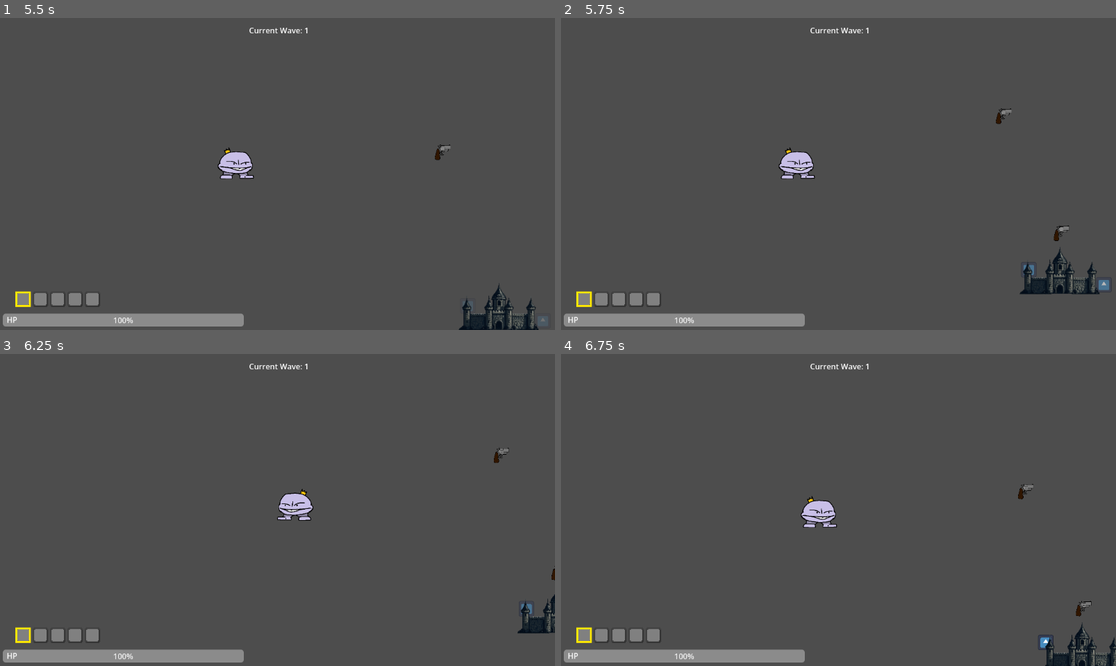
Above: before the commit, frames 1-4 (two rows, left to right).
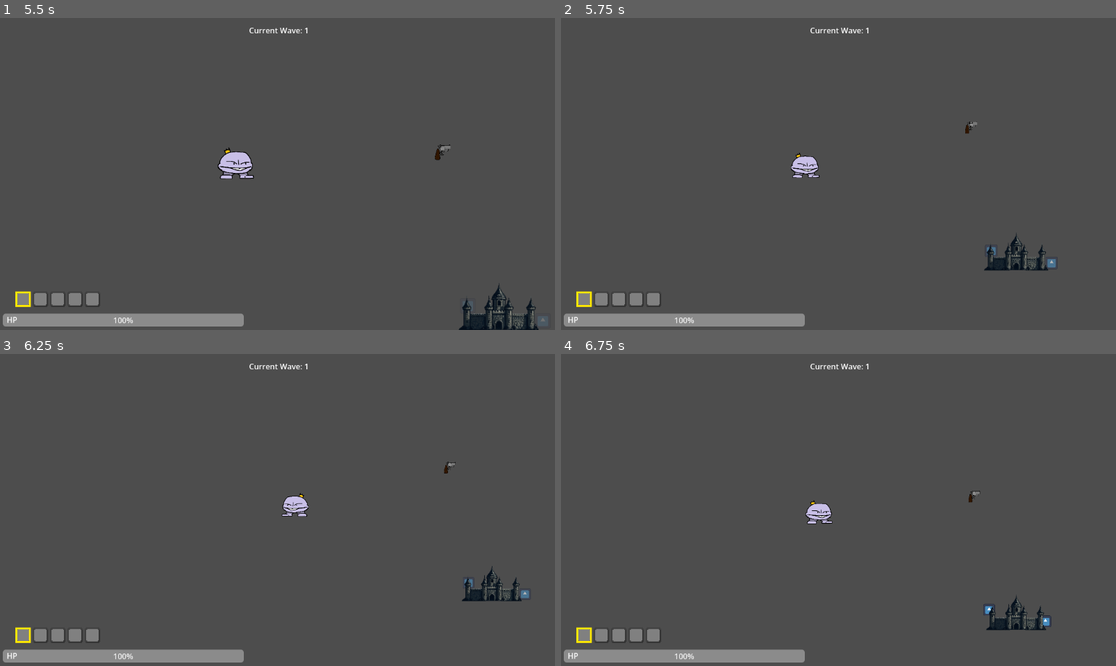
Above: after the commit, the same moments.

Repository: ryan-don31/King-More
Game: Godot game, scene res://scenes/levels/level.tscn
Two runs of this game, one before a commit and one after it. Both use one fixed random seed, a clock stepped at 60 frames per second and the inputs below. The engine's default icon, where the game draws it, is replaced by a stand-in: a white triangle on a blue panel in a dark square.
Inputs (mouse positions are in pixels of both pictures, inside the frame that each line leads up to):
- Up to frame 1 (5.5 s): tap Enter at 0.5, 2.75 s; move the mouse to (399, 158) at 0.52 s; press the mouse at (399, 158) at 0.53 s; hold D (move_right) 0.53-1.25 s; release the mouse at (399, 158) at 1.25 s; tap Space at 1.25 s; drag from (166, 189) to (249, 236) at 1.27 s; move the mouse to (333, 105) at 2.02 s; press the mouse at (333, 105) at 2.03 s; hold D (move_right) 2.03-2.75 s; tap Mouse wheel up (scroll_up) at 2.1, 5.1 s; release the mouse at (333, 105) at 2.75 s; drag from (249, 236) to (111, 127) at 2.77 s; move the mouse to (444, 220) at 3.52 s; press the mouse at (444, 220) at 3.53 s; hold A (move_left) 3.53-4.25 s; tap 1 (debug_1) at 4.15 s; release the mouse at (444, 220) at 4.25 s; drag from (455, 220) to (194, 96) at 4.27 s; move the mouse to (499, 245) at 5.02 s; press the mouse at (499, 245) at 5.03 s; hold S (move_down) from 5.03 s (still down)
- Up to frame 2 (5.75 s): keep holding S (move_down); tap 2 (debug_2) at 5.65 s
- Up to frame 3 (6.25 s): release S (move_down) at 5.75 s; release the mouse at (499, 581) at 5.75 s; drag from (499, 569) to (166, 525) at 5.77 s
- Up to frame 4 (6.75 s): move the mouse to (960, 494) at 6.52 s; press the mouse at (960, 494) at 6.53 s; hold W (move_up) from 6.53 s (still down)

Frame 1 is identical in both runs. In frame 2, 2.1% of the frame differs, in the area x 39-99%, y 28-89%; in frame 3, 1.4%; in frame 4, 1.8%.

Commit message:
Finally added procedural weapon gen

Diff:
--- a/king-more/scripts/items/instances/item_instance.gd
+++ b/king-more/scripts/items/instances/item_instance.gd
@@ -2,7 +2,8 @@
 class_name ItemInstance
 
 var name: String = ""
-var item_type: String = ""
+var item_type: ItemTypes.ItemType
+var weapon_type: ItemTypes.WeaponType
 var damage: float = 0.0		# OPTIONAL - Damage dealt
 var healing: float = 0.0	# OPTIONAL - Healing dealt
 var fire_rate: float = 0.0	# Time in seconds between uses
--- /dev/null
+++ b/king-more/scripts/items/item_types.gd
@@ -0,0 +1,13 @@
+extends Node
+class_name ItemTypes
+
+enum WeaponType {
+	BASIC,
+	LIGHTNING,
+	PLASMA
+}
+
+enum ItemType {
+	WEAPON,
+	ARMOR
+}
--- a/king-more/scripts/player/player.gd
+++ b/king-more/scripts/player/player.gd
@@ -25,23 +25,21 @@
 func use():
 	var item = inventory.selected_item
 
-	if(item):
-		if(item.item_type == "basic"):
+	match item.weapon_type:
+		ItemTypes.WeaponType.BASIC:
 			var projectile = preload("res://scenes/projectile/projectile.tscn").instantiate()
 			var dir = (get_global_mouse_position() - global_position).normalized()
 			projectile.global_position = global_position
 			projectile.direction = dir
 			projectile.damage = inventory.selected_item.damage
 			get_tree().current_scene.add_child(projectile)
-
-		elif(item.item_type == "lightning"):
+		ItemTypes.WeaponType.LIGHTNING:
 			var projectile = preload("res://scenes/projectile/lightning_shock.tscn").instantiate()
 			projectile.global_position = global_position
 			projectile.target_pos = get_local_mouse_position()
 			projectile.damage = inventory.selected_item.damage
 			get_tree().current_scene.add_child(projectile)
-
-		elif(item.item_type == "plasma_ring"):
+		ItemTypes.WeaponType.PLASMA:
 			var projectile = preload("res://scenes/projectile/plasma_ring.tscn").instantiate()
 			var dir = (get_global_mouse_position() - global_position).normalized()
 			projectile.global_position = global_position
@@ -117,11 +115,7 @@
 
 func handle_debug():
 	if Input.is_action_just_pressed("debug_1"):
-		Debug.make_item(get_global_mouse_position())
+		Debug.make_random_item(get_global_mouse_position())
 
 	if Input.is_action_just_pressed("debug_2"):
-		Debug.make_item2(get_global_mouse_position())
-		# Debug.zoom_camera(camera)
-
-	if Input.is_action_just_pressed("debug_3"):
 		Debug.zoom_camera(camera)
--- a/king-more/scripts/systems/debug.gd
+++ b/king-more/scripts/systems/debug.gd
@@ -11,14 +11,13 @@
 
 	ItemSpawner.spawn(dropped_item, mouse_pos)
 
-func make_item2(mouse_pos: Vector2):
-	var dropped_item = ItemInstance.new()
-	dropped_item.name = "Lightning Weapon"
-	dropped_item.item_type = "lightning"
-	dropped_item.damage = snapped(rng.randf_range(50, 100), 0.01)
-	dropped_item.fire_rate = snapped(rng.randf_range(0.05, 1), 0.01)
-
-	ItemSpawner.spawn(dropped_item, mouse_pos)
+func make_random_item(mouse_pos: Vector2):
+	var item_pool = [
+		ItemTypes.WeaponType.BASIC,
+		ItemTypes.WeaponType.PLASMA,
+		ItemTypes.WeaponType.LIGHTNING
+	]
+	ItemSpawner.spawn_random_wep(item_pool, mouse_pos, 10, 100, 0.05, 3.0)
 
 func zoom_camera(camera: Node):
 	camera.target_zoom *= Vector2(0.75, 0.75)
--- a/king-more/scripts/systems/item_spawner.gd
+++ b/king-more/scripts/systems/item_spawner.gd
@@ -1,6 +1,55 @@
 extends Node
 
 const WORLD_ITEM_SCENE = preload("res://scenes/items/world_item.tscn")
+var rng = RandomNumberGenerator.new()
+
+var adjectives = [
+	"Awesome",
+	"Ugly",
+	"Sweaty",
+	"Powerful",
+	"Sharp-Shooting",
+	"Dreamy",
+	"Toe-Tickling",
+	"Green",
+	"The Best"
+]
+
+func generate_weapon(weapon_type: ItemTypes.WeaponType, name: String, damage: float, fire_rate: float):
+	var item_instance = ItemInstance.new()
+	item_instance.name = name
+	item_instance.item_type = ItemTypes.ItemType.WEAPON
+	item_instance.weapon_type = weapon_type
+	item_instance.damage = damage
+	item_instance.fire_rate = fire_rate
+	return item_instance
+
+
+func spawn_random_wep(weapon_type_pool: Array, position: Vector2, min_damage: float, max_damage: float, min_fire_rate: float, max_fire_rate: float):
+	if weapon_type_pool.is_empty():
+		print("weapon type pool is empty dickhead")
+		return
+
+	var world_item = WORLD_ITEM_SCENE.instantiate()
+	var chosen_type = weapon_type_pool.pick_random()
+	var damage = snapped(rng.randf_range(min_damage, max_damage), 0.01)
+	var fire_rate = snapped(rng.randf_range(min_fire_rate, max_fire_rate), 0.01)
+	var weapon_name = ""
+
+	match chosen_type:
+		ItemTypes.WeaponType.BASIC:
+			weapon_name = adjectives.pick_random() + " Revolver"
+		ItemTypes.WeaponType.LIGHTNING:
+			weapon_name = adjectives.pick_random() + " Lightning Shocker"
+		ItemTypes.WeaponType.PLASMA:
+			weapon_name = adjectives.pick_random() + " Plasma Ring"
+
+	world_item.item = generate_weapon(chosen_type, weapon_name, damage, fire_rate)
+	world_item.position = position
+
+	get_tree().current_scene.add_child(world_item)
+
+
 
 func spawn(item_instance: ItemInstance, position: Vector2):
 	var world_item = WORLD_ITEM_SCENE.instantiate()
Not shown, added: king-more/scripts/items/item_types.gd.uid
